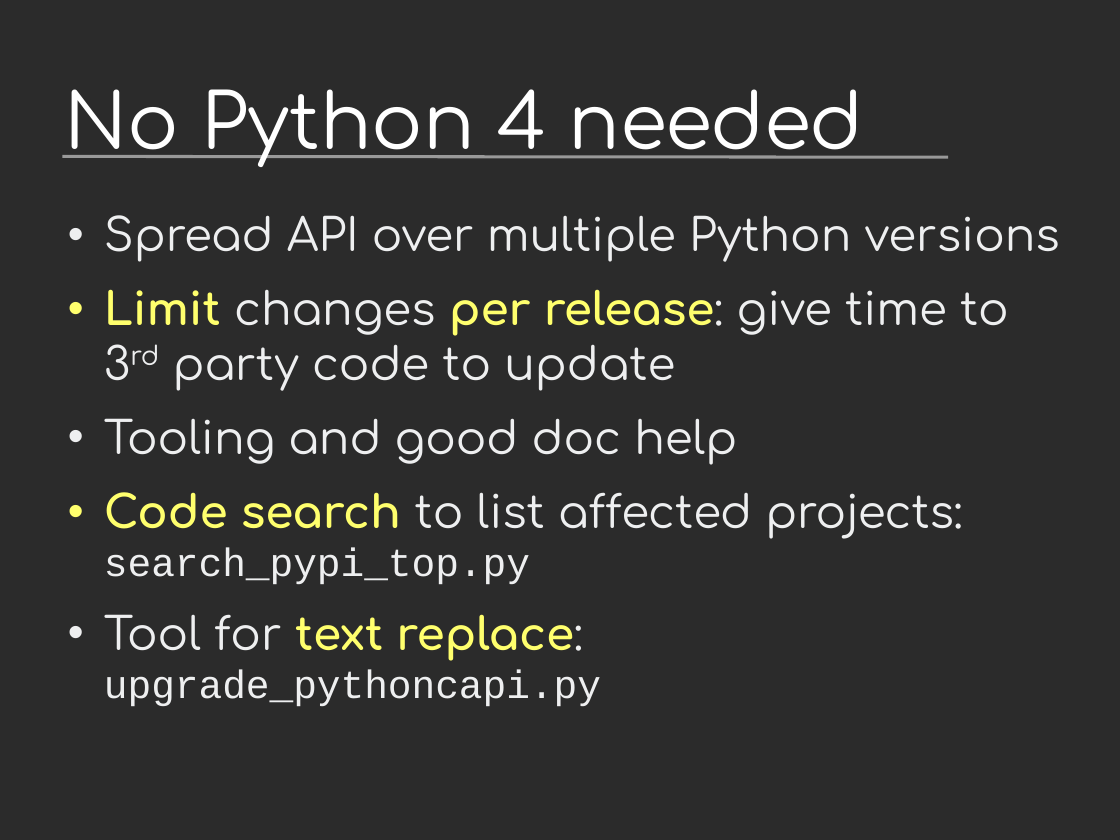
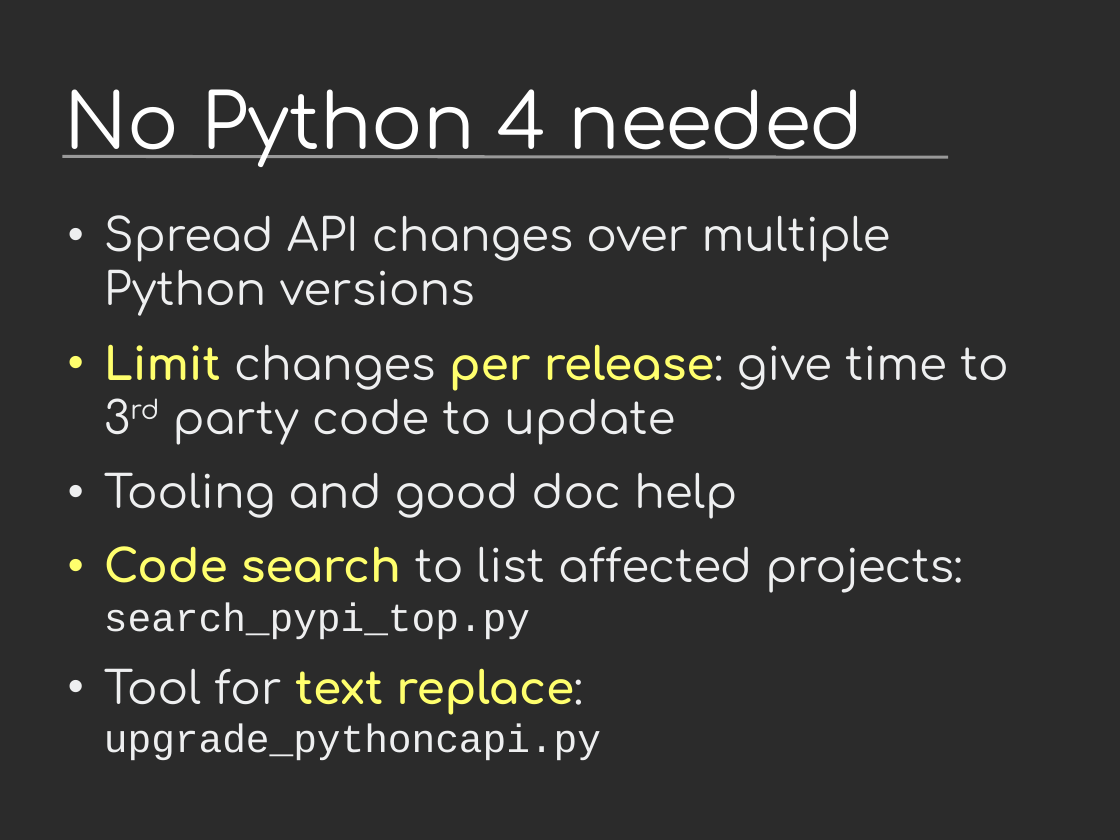
Before and after one commit to vstinner/talks, a slide deck: slide 19 of 2023-CoreDevSprint-Brno/c-api.odp. Drawn at 1120x840 pixels with LibreOffice and Linux fonts; fonts in the diff are those of the drawing; background and template pictures are left out; a plain dark background stands for a picture behind light text. Boxes give left, top, right and bottom in pixels: in the first picture for what was removed or moved away, otherwise in the second. Text is boxed around its words. In the diff, an @@ line names an element or a change of style, - is before the commit and + after.

```diff
--- a/2023-CoreDevSprint-Brno/c-api.odp
+++ b/2023-CoreDevSprint-Brno/c-api.odp
@@ text at (x1=104, y1=215, x2=891, y2=316): text changed @@
-• Spread API over multiple Python versions
+• Spread API changes over multiple Python versions
```
Also in this commit, not shown: 5 other slides changed, 1 other file.
